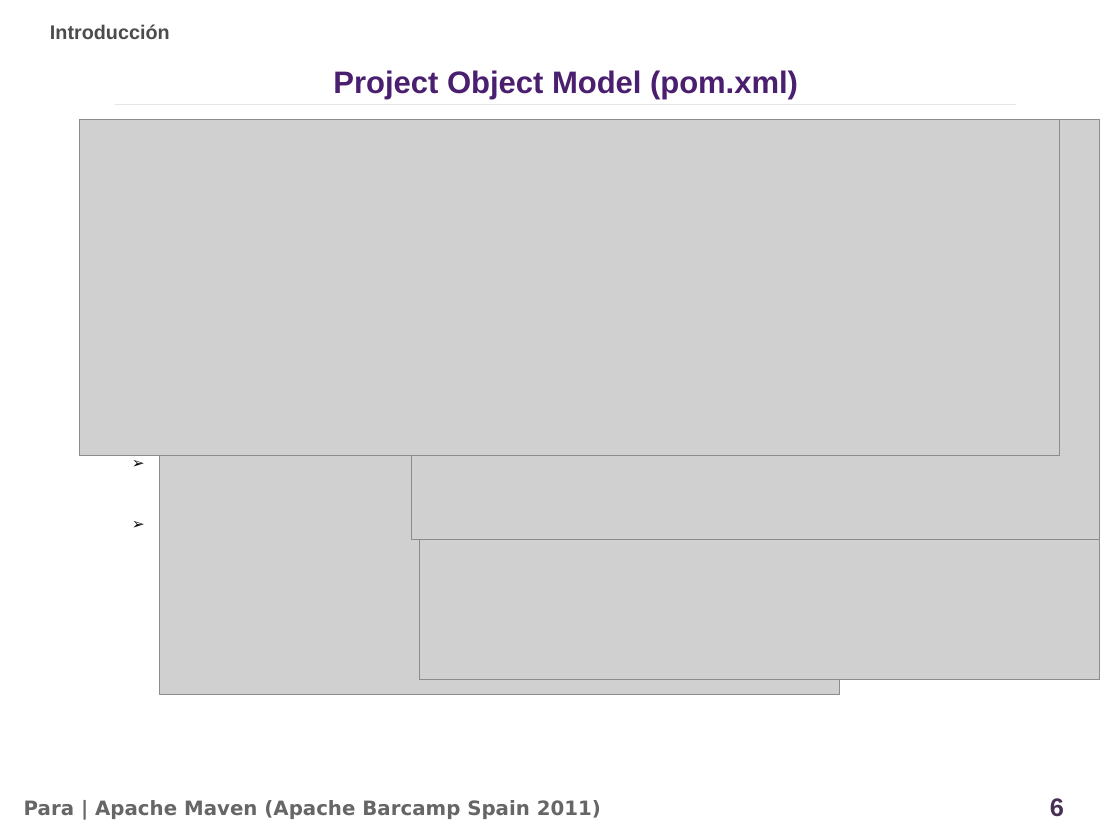
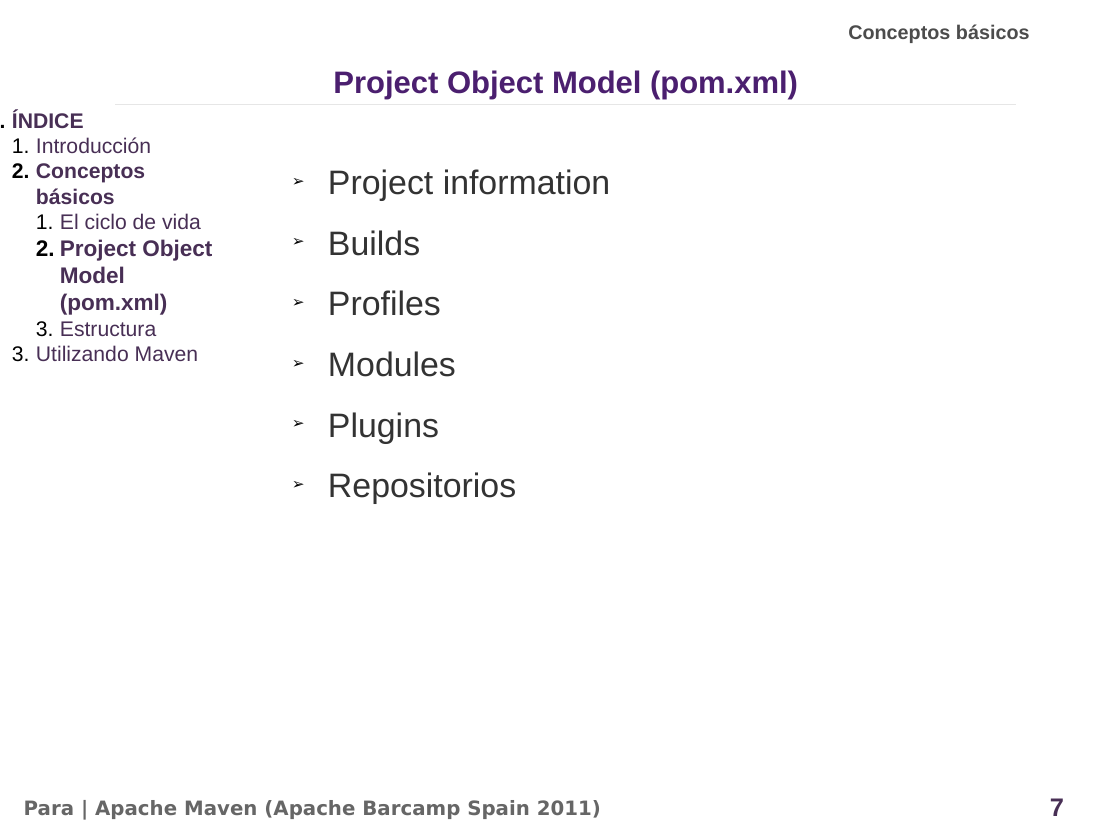
Before and after one commit to alediator/barcamp-maven, a slide deck: slide 7 of doc/slideshare_introduccion.odp (slide 6 before the commit). Drawn at 1120x840 pixels with LibreOffice and Linux fonts; fonts in the diff are those of the drawing; grey boxes stand for pictures; background and template pictures are left out. Boxes give left, top, right and bottom in pixels: in the first picture for what was removed or moved away, otherwise in the second. Text is boxed around its words. In the diff, an @@ line names an element or a change of style, - is before the commit and + after.

```diff
--- a/doc/slideshare_introduccion.odp
+++ b/doc/slideshare_introduccion.odp
@@ text at (x1=848, y1=24, x2=1030, y2=43): text changed @@
-Introducción
+Conceptos básicos
@@ text added at (x1=12, y1=111, x2=212, y2=361), 15 pt, text #482F55 @@
+1. ÍNDICE
+  1. Introducción
+  2. Conceptos básicos
+    1. El ciclo de vida
+    2. Project Object Model (pom.xml)
+    3. Estructura
+  3. Utilizando Maven
@@ text at (x1=328, y1=169, x2=610, y2=504): paragraph removed @@
-Entendiendo un pom
@@ text "Project information" moved from (x1=168, y1=455, x2=279, y2=456) to (x1=328, y1=169, x2=610, y2=504) @@
@@ picture removed at (x1=80, y1=120, x2=1061, y2=455) @@
@@ picture removed at (x1=412, y1=145, x2=1100, y2=520) @@
@@ picture removed at (x1=412, y1=120, x2=1100, y2=541) @@
@@ picture removed at (x1=160, y1=246, x2=780, y2=621) @@
@@ picture removed at (x1=420, y1=281, x2=1100, y2=681) @@
@@ picture removed at (x1=160, y1=320, x2=839, y2=695) @@
@@ text at (x1=328, y1=351, x2=456, y2=377): text changed @@
-➢ Modularización
+➢ Modules
@@ page number at (x1=1050, y1=798, x2=1064, y2=816): text changed @@
-6
+7
```
Also in this commit, not shown: 5 other slides changed, 16 slides added, 17 slides removed, 14 other files.
